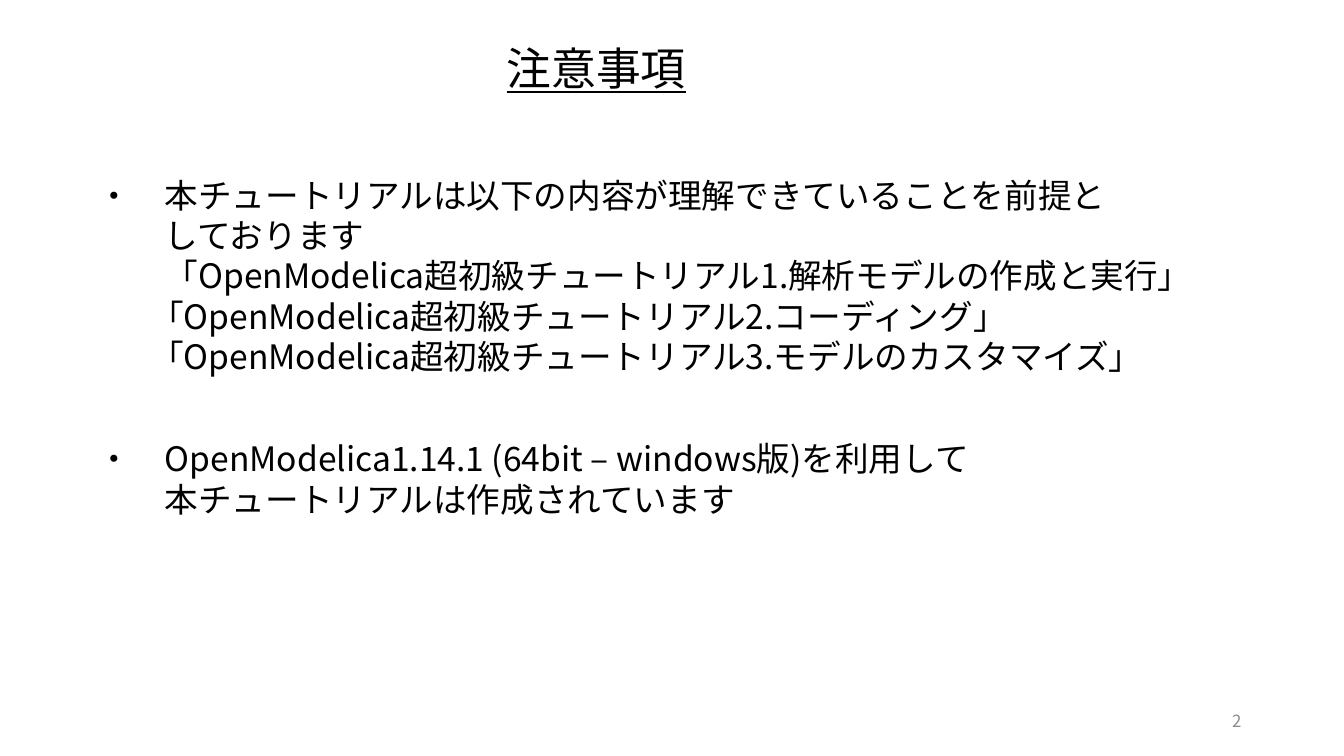
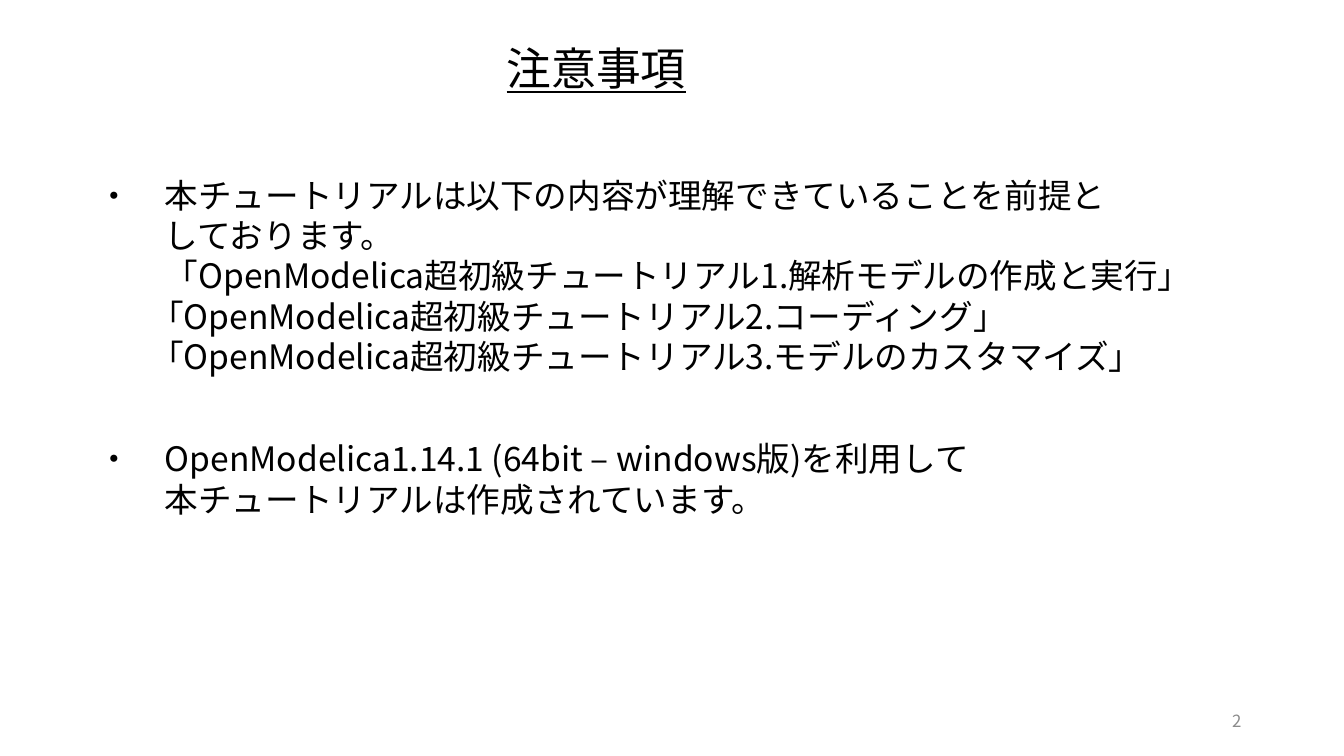
Before and after one commit to UedaShigenori/OpenModelica_Tutorials_Ja, a slide deck: slide 2 of 4_CustomizeModel2_ParallelSprings/OpenModelica_Tutorials_4.pptx. Drawn at 1344x756 pixels with LibreOffice and Linux fonts; fonts in the diff are those of the drawing. Boxes give left, top, right and bottom in pixels: in the first picture for what was removed or moved away, otherwise in the second. Text is boxed around its words. In the diff, an @@ line names an element or a change of style, - is before the commit and + after.

```diff
--- a/4_CustomizeModel2_ParallelSprings/OpenModelica_Tutorials_4.pptx
+++ b/4_CustomizeModel2_ParallelSprings/OpenModelica_Tutorials_4.pptx
@@ text at (165, 221, 395, 250): text changed @@
-しております
+しております。
@@ text at (165, 477, 765, 515): text changed @@
-本チュートリアルは作成されています
+本チュートリアルは作成されています。
```
Also in this commit, not shown: 2 other files.
